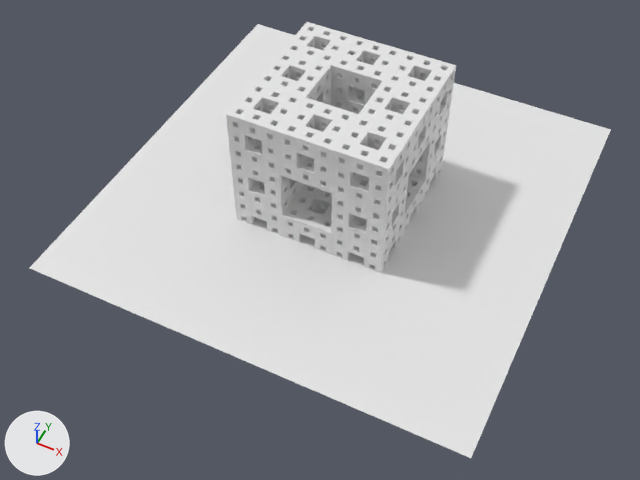
A saved change to the OBJ model unnamed-project/models/menger.obj.
One viewpoint serves both versions: a 50 mm lens placed at (19.7, -43.0, 47.6), pointed at (0.7, -4.9, 0.0). The axes (+X, +Y, +Z) are drawn at lower left. The lights are the same throughout. Where no turn or scale is listed for an object, it has been applied to the vertices.

The older version as bpy lines, for what is in view:
```python
me_plane = bpy.data.meshes.new('Plane')
me_plane.from_pydata([(-16.4, -16.4, 0.0), (16.4, -16.4, 0.0), (-16.4, 16.4, 0.0), (16.4, 16.4, 0.0)], [], [(1, 3, 2), (0, 1, 2)])
me_sponge = bpy.data.meshes.new('Sponge')
me_sponge.from_pydata(...)  # 15232 vertices, 36096 faces; spans x -5.76..5.83, y -5.76..5.82, z -1.64..9.95
ob_plane = bpy.data.objects.new('Plane', me_plane)
ob_plane.location = (0.0, 0.0, 0.0)
ob_sponge = bpy.data.objects.new('Sponge', me_sponge)
ob_sponge.location = (0.0, 0.0, 0.0)
```
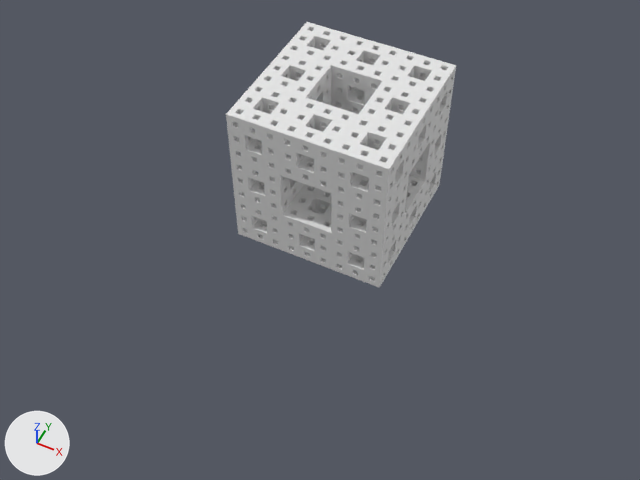
The edits, one by one:
Object 'Plane' (ob_plane) is deleted.

Where the change shows, as pixel boxes (x1, y1, x2, y2) in the pictures (640 x 480 px):
'Plane', deleted: before (30, 24, 611, 458)
